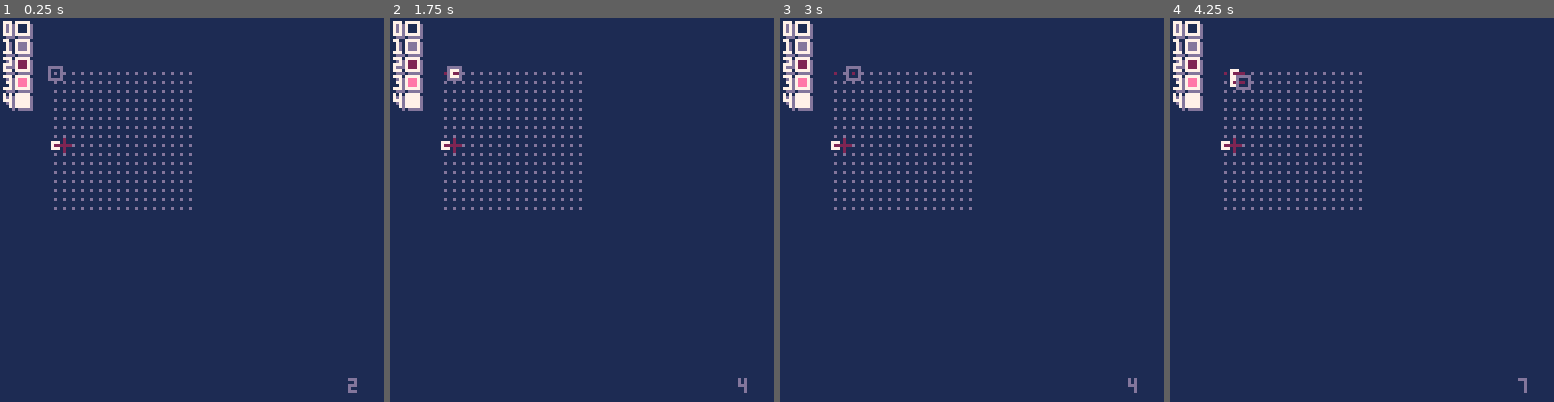
Above: before the commit, frames 1-4 (left to right).
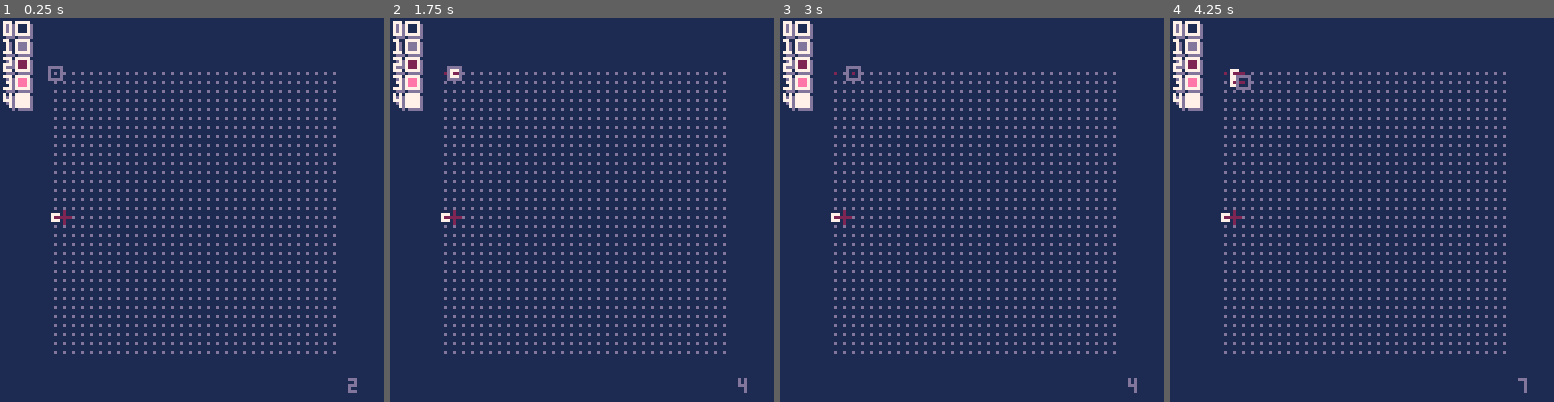
Above: after the commit, the same moments.

Repository: SestrenExsis/NANDGate
Game: PICO-8 cartridge nandgate.p8
The game is run twice, just before and just after one commit, with the same random seed, the same clock (stepped at 60 frames per second) and the same inputs.
Inputs:
- Up to frame 1 (0.25 s): no input
- Up to frame 2 (1.75 s): tap X (X key) at 0.33, 1.07 s; tap O (Z key) at 0.7, 1.7 s; hold Right from 1.6 s (still down)
- Up to frame 3 (3 s): tap X (X key) at 1.85, 2.97 s; release Right at 2.1 s; tap O (Z key) at 2.1, 2.5, 2.9 s; hold Up 2.15-2.42 s; hold Right from 2.47 s (still down)
- Up to frame 4 (4.25 s): release Right at 3.03 s; hold Left 3.08-3.58 s; tap O (Z key) at 3.3, 3.7, 4.1 s; hold Down 3.63-3.97 s; hold Right from 4.02 s (still down); tap X (X key) at 4.08 s

The runs differ from the first frame. In frame 1, 4.9% of the frame differs, in the area x 13-88%, y 14-88%; in frame 2, 4.9%; in frame 3, 4.9%; in frame 4, 4.9%.

Commit message:
Increase rows and columns to 32

Diff:
--- a/nandgate.p8
+++ b/nandgate.p8
@@ -35,6 +35,10 @@
 	local res=newdevice("flip",o)
 	res.on=true
 	return res
+end
+
+function connect(idx1,idx2)
+
 end
 
 function _init()
@@ -50,8 +54,8 @@
 		pal(i,_pal[i],1)
 	end
 	-- grid
-	_rows=16 --36
-	_cols=16 --36
+	_rows=32
+	_cols=32
 	_grid={}
 	for i=1,_rows*_cols do
 		add(_grid,0)
